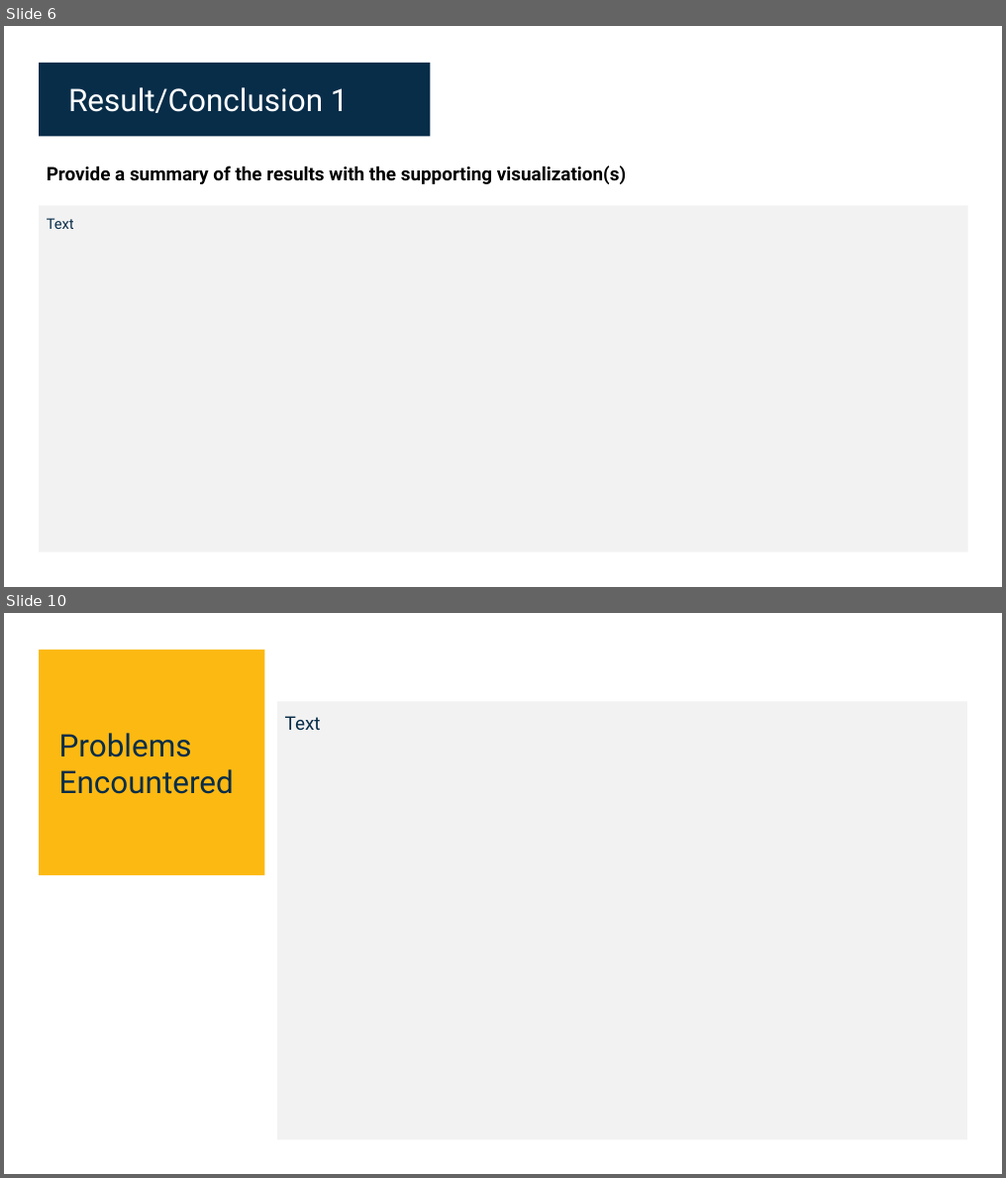
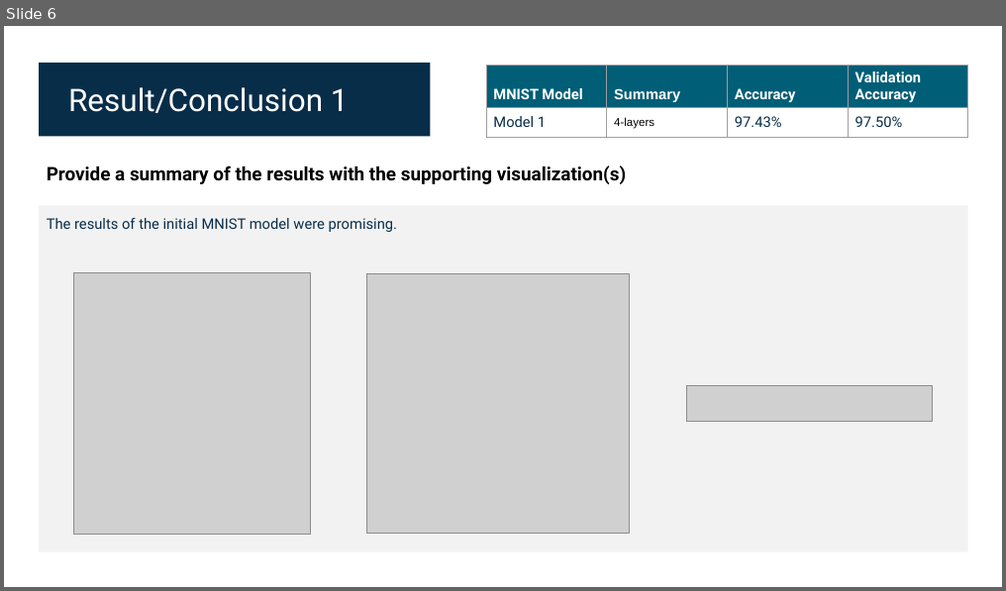
Before and after one commit to shawnfeils/OSU-AIBC-Project-3, a slide deck: AI_Bootcamp_Final_Project_Group_1.pptx. Shown one above the other, each under a label of ours: slides 6 and 10 before the commit, slide 6 after it; the slides between them are not shown. The pictures are 1006x1178 and 1006x591 pixels, drawn with LibreOffice and Linux fonts; fonts in the diff are those of the drawing; grey boxes stand for pictures. Boxes give left, top, right and bottom in pixels: in the first picture for what was removed or moved away, otherwise in the second. Text is boxed around its words. In the diff, an @@ line names an element or a change of style, - is before the commit and + after.

```diff
--- a/AI_Bootcamp_Final_Project_Group_1.pptx
+++ b/AI_Bootcamp_Final_Project_Group_1.pptx
@@ slide 10 removed at (4, 613, 1002, 1174), background #FFFFFF @@
@@ rectangle removed at (40, 650, 265, 875) @@
@@ rectangle removed at (277, 701, 967, 1140) @@
@@ text removed at (285, 716, 321, 730) @@
-Text
@@ text removed at (59, 733, 234, 794) @@
-Problems Encountered
@@ slide 6 changed as well @@
@@ table added at (486, 65, 968, 138), 2 rows, 4 columns @@
+MNIST Model | Summary | Accuracy | Validation Accuracy
+Model 1 | 4-layers | 97.43% | 97.50%
@@ text at (47, 218, 397, 232): text changed @@
-Text
+The results of the initial MNIST model were promising.
@@ picture added at (73, 274, 310, 534) @@
@@ picture added at (367, 274, 630, 534) @@
@@ picture added at (687, 386, 933, 422) @@
```
Also in this commit, not shown: 9 other slides changed, 1 slide added, 6 other files.
